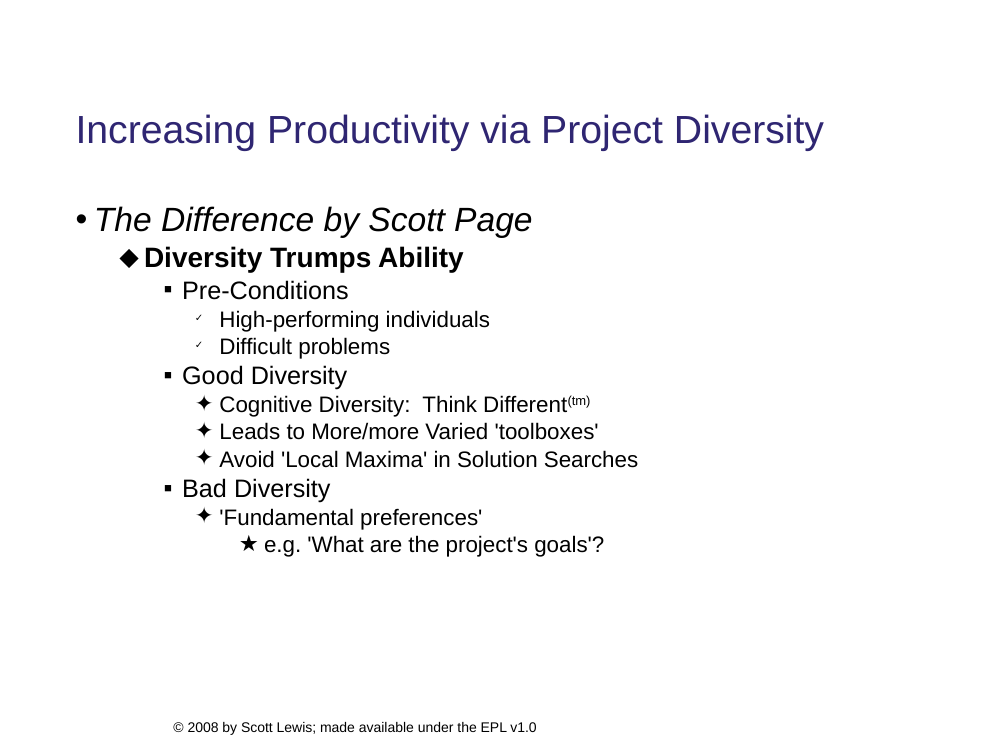
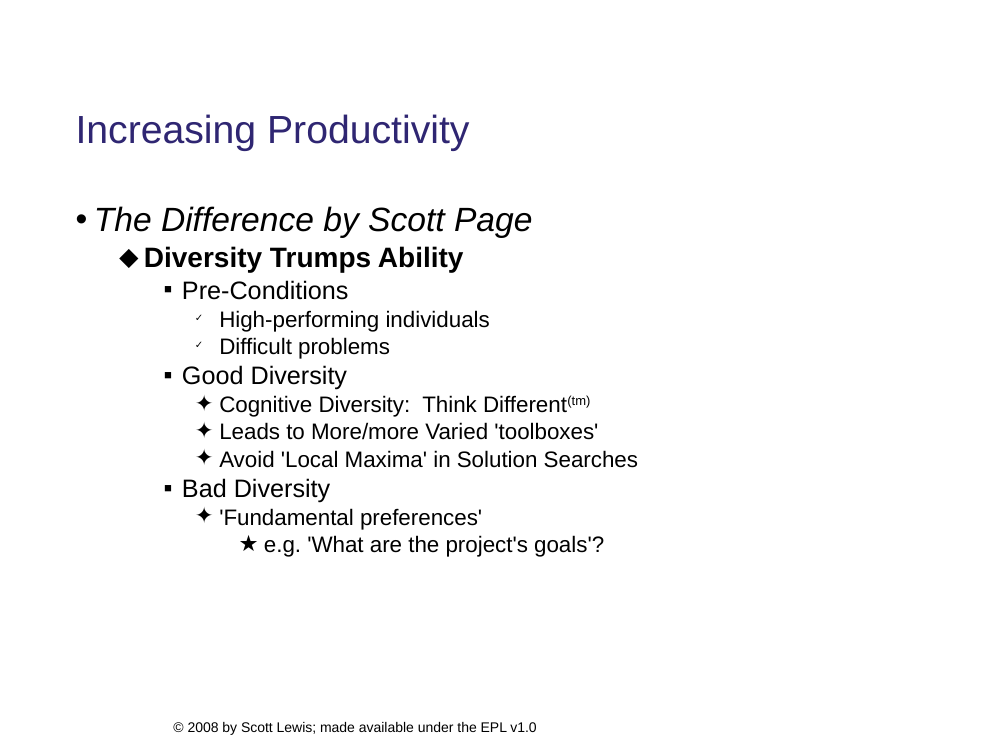
Before and after one commit to eclipse/ecf-website, a slide deck: slide 5 of presentations/eclipsecon2008/longtalk134/ecf_eclipsecon2008_134_DRAFT.ppt. Drawn at 1008x756 pixels with LibreOffice and Linux fonts; fonts in the diff are those of the drawing; background and template pictures are left out. Boxes give left, top, right and bottom in pixels: in the first picture for what was removed or moved away, otherwise in the second. Text is boxed around its words. In the diff, an @@ line names an element or a change of style, - is before the commit and + after.

```diff
--- a/presentations/eclipsecon2008/longtalk134/ecf_eclipsecon2008_134_DRAFT.ppt
+++ b/presentations/eclipsecon2008/longtalk134/ecf_eclipsecon2008_134_DRAFT.ppt
@@ title at <box>76,114,469,151</box>: text changed @@
-Increasing Productivity via Project Diversity
+Increasing Productivity
```
Also in this commit, not shown: 13 other slides changed, 1 other file.
